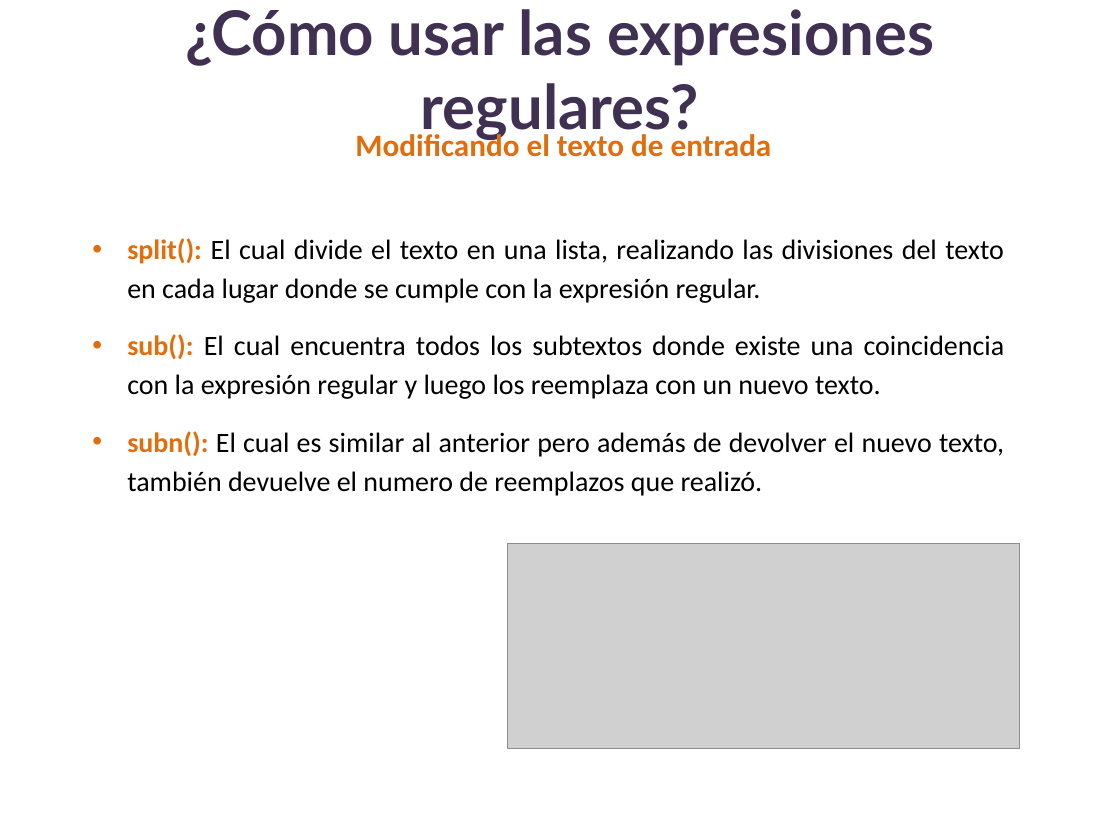
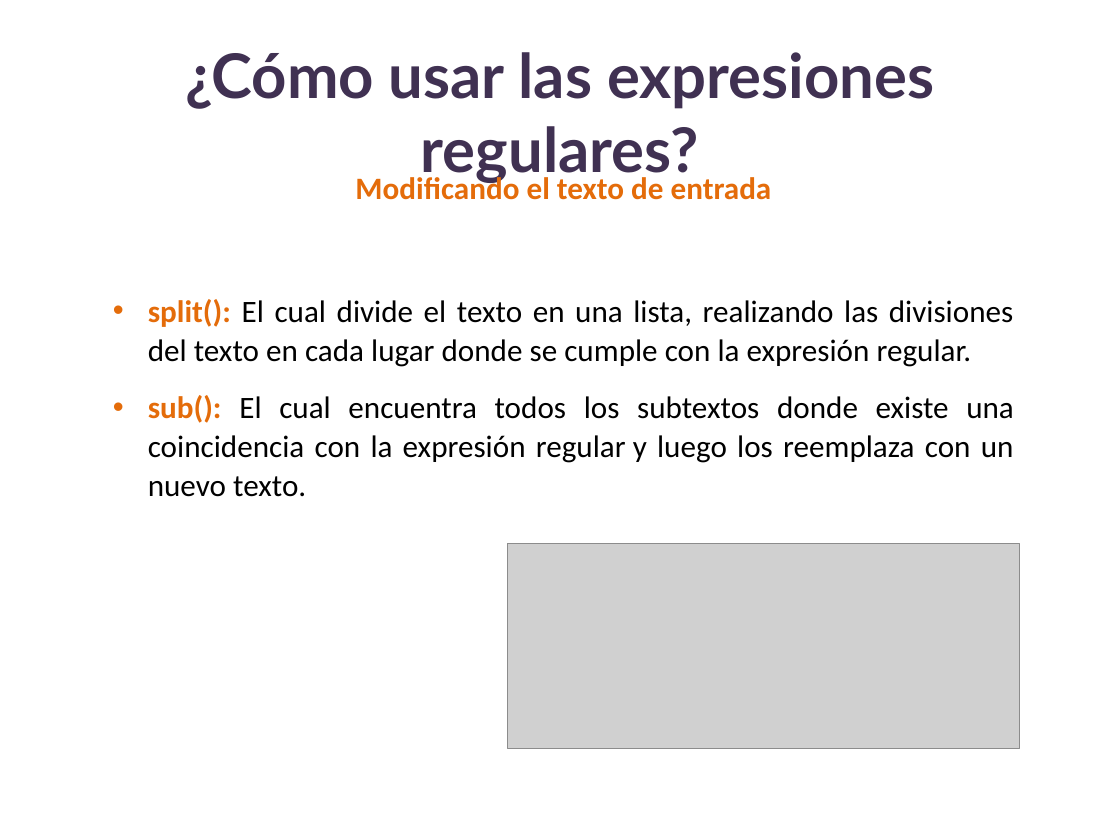
Before and after one commit to lizetheP/Analitica, a slide deck: slide 11 of Calendario2025/presentaciones/19_Modulo_re.pptx. Drawn at 1120x840 pixels with LibreOffice and Linux fonts; fonts in the diff are those of the drawing; grey boxes stand for pictures. Boxes give left, top, right and bottom in pixels: in the first picture for what was removed or moved away, otherwise in the second. Text is boxed around its words. In the diff, an @@ line names an element or a change of style, - is before the commit and + after.

```diff
--- a/Calendario2025/presentaciones/19_Modulo_re.pptx
+++ b/Calendario2025/presentaciones/19_Modulo_re.pptx
@@ title "¿Cómo usar las expresiones regulares?": place and size @@
-title "¿Cómo usar las expresiones regulares?" at box(185, 9, 934, 141)
+title "¿Cómo usar las expresiones regulares?" at box(185, 52, 934, 184)
@@ text "Modificando el texto de entrada": place and size @@
-text "Modificando el texto de entrada" at box(355, 130, 772, 157)
+text "Modificando el texto de entrada" at box(355, 173, 772, 200)
@@ text "split(): El cual divide el ...": place and size @@
-text "split(): El cual divide el ..." at box(127, 238, 1005, 496)
+text "split(): El cual divide el ..." at box(148, 299, 1014, 497)
@@ text "split(): El cual divide el ..." at box(148, 299, 1014, 497): size 18 to 20 pt @@
@@ text at box(127, 431, 1004, 496): paragraph removed @@
-• subn(): El cual es similar al anterior pero además de devolver el nuevo texto, también devuelve el numero de reemplazos que realizó.
```
Also in this commit, not shown: 3 slides removed, 1 other file.
